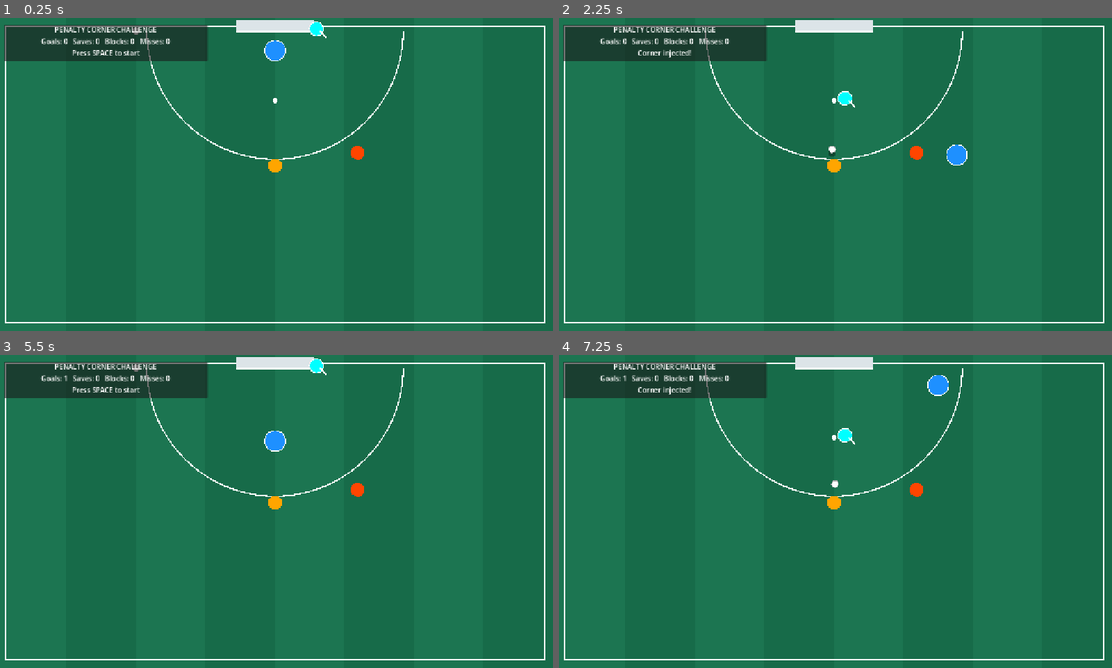
Above: before the commit, frames 1-4 (two rows, left to right).
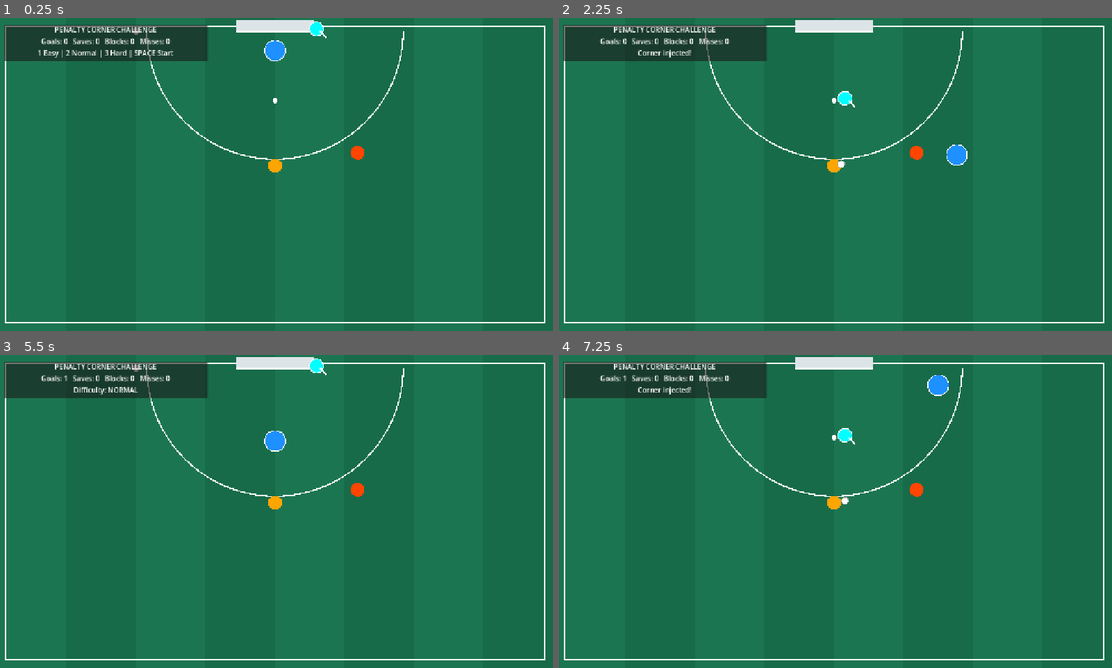
Above: after the commit, the same moments.

Repository: affarf/penalty-corner-challenge
Game: Godot game, scene res://main.tscn
The game is run twice, just before and just after one commit, with the same random seed, the same clock (stepped at 60 frames per second) and the same inputs.
Inputs (mouse positions are in pixels of both pictures, inside the frame that each line leads up to):
- Up to frame 1 (0.25 s): no input
- Up to frame 2 (2.25 s): tap Space at 0.5, 0.77, 1.07, 1.52, 1.82 s; move the mouse to (957, 158) at 0.52 s; hold D (move_right) 0.53-1.28 s; tap R at 0.6 s; tap 1 at 0.8, 1.35 s; move the mouse to (724, 190) at 1.27 s; hold S (move_down) 1.28-2.03 s; tap 2 at 1.55, 2.1 s; move the mouse to (890, 105) at 2.02 s; hold D (move_right) from 2.03 s (still down)
- Up to frame 3 (5.5 s): tap 3 at 2.3, 2.85 s; move the mouse to (248, 574) at 2.77 s; release D (move_right) at 2.78 s; hold W (move_up) 2.78-3.53 s; tap Space at 3.02, 3.05, 3.32, 3.6, 3.77, 4.07, 4.52, 4.82, 5 s; move the mouse to (442, 558) at 3.52 s; hold A (move_left) 3.53-5.03 s; tap R at 3.8, 5.1 s; move the mouse to (110, 464) at 4.27 s; right-click (110, 464) at 4.35 s; tap 1 at 4.55 s; move the mouse to (304, 511) at 5.02 s; hold S (move_down) from 5.03 s (still down); tap 2 at 5.3 s
- Up to frame 4 (7.25 s): tap Space at 5.75, 6.02, 6.32, 6.77, 6.8, 7.07 s; move the mouse to (752, 433) at 5.77 s; release S (move_down) at 5.78 s; hold D (move_right) 5.78-6.53 s; tap 1 at 5.85 s; tap 3 at 6.05 s; move the mouse to (957, 495) at 6.52 s; hold W (move_up) from 6.53 s (still down); tap 2 at 6.6 s

The runs differ from the first frame. In frame 1, 0.3% of the frame differs, in the area x 6-32%, y 10-13%; in frame 2, less than 0.1%; in frame 3, 0.2%; in frame 4, less than 0.1%.

Commit message:
added difficulty and fake shots

Diff:
--- a/ball.gd
+++ b/ball.gd
@@ -1,5 +1,6 @@
 
 extends Node2D
+
 
 enum Phase {
 	READY,
@@ -8,13 +9,18 @@
 	PASSING,
 	SHOOTING,
 	REBOUND,
-	FINISHED
+	FINISHED,
+	FAKING
 }
+
+
 
 enum Routine {
 	DIRECT,
-	SLIP_PASS
+	SLIP_PASS,
+	FAKE_SHOT
 }
+
 
 enum ShotType {
 	LOW,
@@ -44,6 +50,18 @@
 var target: Vector2 = STOP_POSITION
 var stop_timer := 0.0
 
+
+enum Difficulty {
+	EASY,
+	NORMAL,
+	HARD
+}
+
+var difficulty: Difficulty = Difficulty.NORMAL
+var fake_timer: float = 0.0
+var shot_speed_multiplier: float = 1.0
+
+
 var ball_height: float = 0.0
 var peak_height: float = 0.0
 var shot_start_position := Vector2.ZERO
@@ -66,26 +84,42 @@
 	queue_redraw()
 
 
+
 func _unhandled_input(event: InputEvent) -> void:
 	if event is InputEventKey:
-		if event.pressed and not event.echo:
-			if event.keycode == KEY_SPACE:
+		if not event.pressed or event.echo:
+			return
+
+		match event.keycode:
+			KEY_SPACE:
 				if phase == Phase.READY:
 					start_corner()
 
-			elif event.keycode == KEY_R:
+			KEY_R:
 				reset_corner()
 
+			KEY_1:
+				set_difficulty(Difficulty.EASY)
+
+			KEY_2:
+				set_difficulty(Difficulty.NORMAL)
+
+			KEY_3:
+				set_difficulty(Difficulty.HARD)
+
+
+
 
 
 func start_corner() -> void:
-	routine = Routine.values().pick_random()
+	routine = randi_range(0, 2)
 	phase = Phase.INJECTING
 
 	runner.start_run()
 
 	event_reported.emit("Corner injected!")
-	print("Corner started! Runner released!")
+	print("Corner started!")
+
 
 
 
@@ -102,15 +136,26 @@
 				stop_timer = 0.45
 				print("Ball trapped outside the D!")
 
+
 		Phase.STOPPED:
 			stop_timer -= delta
 
 			if stop_timer <= 0.0:
-				if routine == Routine.DIRECT:
-					begin_shot()
-				else:
-					phase = Phase.PASSING
-					print("Slip pass!")
+				match routine:
+					Routine.DIRECT:
+						begin_shot()
+
+					Routine.SLIP_PASS:
+						phase = Phase.PASSING
+						print("Slip pass!")
+
+					Routine.FAKE_SHOT:
+						phase = Phase.FAKING
+						fake_timer = 0.65
+						event_reported.emit(
+                            "Attacker preparing to shoot..."
+						)
+
 
 		Phase.PASSING:
 			position = position.move_toward(
@@ -129,6 +174,14 @@
 
 		Phase.FINISHED:
 			pass
+
+
+		Phase.FAKING:
+			fake_timer -= delta
+
+			if fake_timer <= 0.0:
+				begin_shot()
+
 
 	queue_redraw()
 
@@ -170,10 +223,12 @@
 		(target - position).normalized()
 
 	# Move toward goal.
+
 	position = position.move_toward(
 		target,
-		shot_speed * delta
-	)
+		shot_speed * shot_speed_multiplier * delta
+	)
+
 
 	# Simulate height for elevated drag flicks.
 	var distance_travelled: float = \
@@ -375,3 +430,28 @@
 		Color.DARK_GRAY,
 		1.5
 	)
+
+
+func set_difficulty(level: Difficulty) -> void:
+	if phase != Phase.READY:
+		return
+
+	difficulty = level
+
+	match difficulty:
+		Difficulty.EASY:
+			shot_speed_multiplier = 0.70
+
+		Difficulty.NORMAL:
+			shot_speed_multiplier = 1.0
+
+		Difficulty.HARD:
+			shot_speed_multiplier = 1.25
+
+	var names := ["EASY", "NORMAL", "HARD"]
+	var selected_name: String = names[difficulty]
+
+	event_reported.emit(
+		"Difficulty: " + selected_name
+	)
+	print("Difficulty changed to ", selected_name)
--- a/hud.gd
+++ b/hud.gd
@@ -33,7 +33,7 @@
 	column.add_child(scoreboard)
 
 	message_label = Label.new()
-	message_label.text = "Press SPACE to start"
+	message_label.text = "1 Easy | 2 Normal | 3 Hard | SPACE Start"
 	message_label.horizontal_alignment = HORIZONTAL_ALIGNMENT_CENTER
 	column.add_child(message_label)
 
